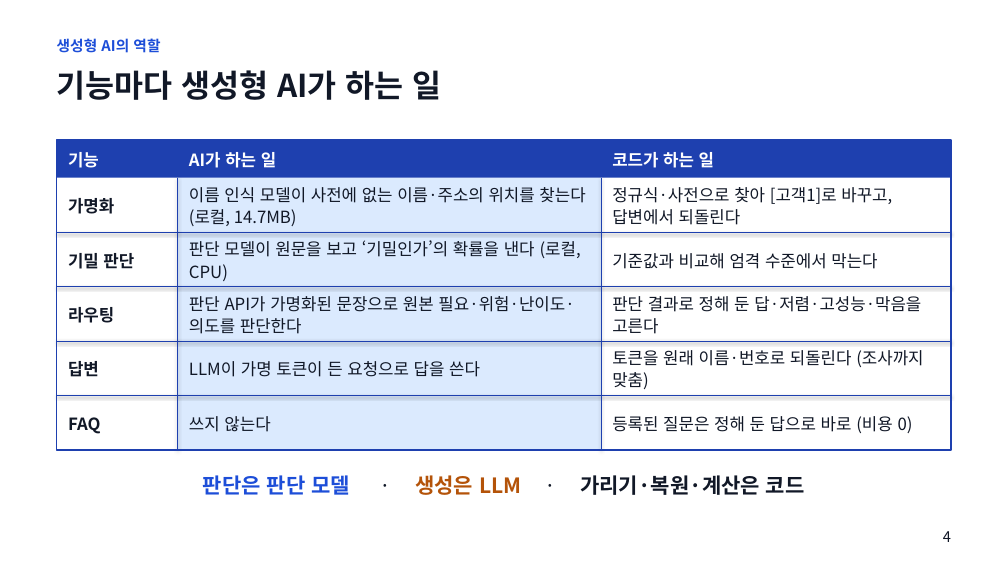
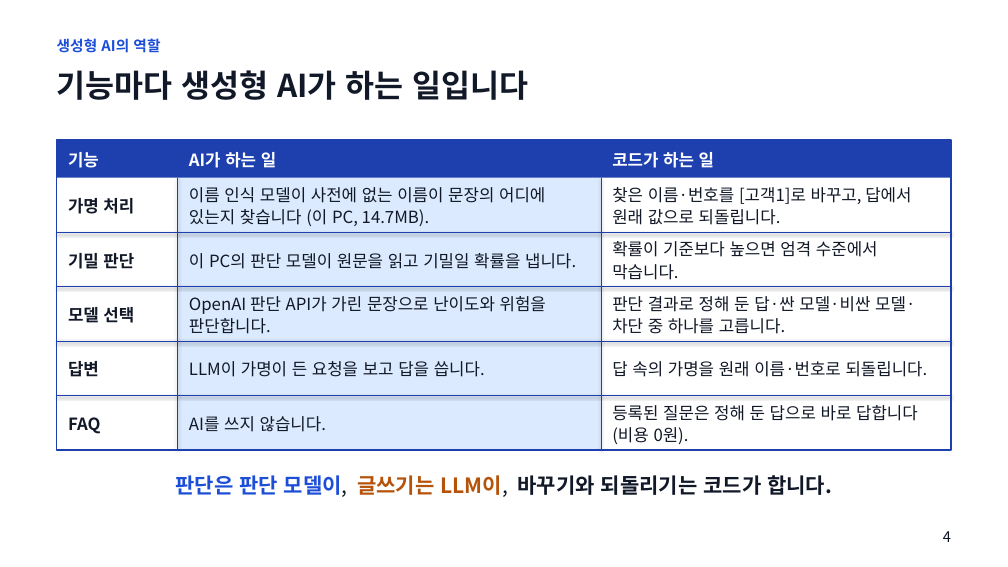
Before and after one commit to baesanggue/ai-gateway, a slide deck: slide 4 of docs/presentation/2026-11-17-garimgate.pptx. Drawn at 1008x567 pixels with LibreOffice and Linux fonts; fonts in the diff are those of the drawing. Boxes give left, top, right and bottom in pixels: in the first picture for what was removed or moved away, otherwise in the second. Text is boxed around its words. In the diff, an @@ line names an element or a change of style, - is before the commit and + after.

```diff
--- a/docs/presentation/2026-11-17-garimgate.pptx
+++ b/docs/presentation/2026-11-17-garimgate.pptx
@@ text at (x1=57, y1=70, x2=528, y2=100): text changed @@
-기능마다 생성형 AI가 하는 일
+기능마다 생성형 AI가 하는 일입니다
@@ text at (x1=68, y1=198, x2=134, y2=214): text changed @@
-가명화
+가명 처리
@@ text at (x1=189, y1=187, x2=545, y2=226): text changed @@
-이름 인식 모델이 사전에 없는 이름·주소의 위치를 찾는다 (로컬, 14.7MB)
+이름 인식 모델이 사전에 없는 이름이 문장의 어디에 있는지 찾습니다 (이 PC, 14.7MB).
@@ text at (x1=612, y1=187, x2=911, y2=225): text changed @@
-정규식·사전으로 찾아 [고객1]로 바꾸고, 답변에서 되돌린다
+찾은 이름·번호를 [고객1]로 바꾸고, 답에서 원래 값으로 되돌립니다.
@@ text at (x1=189, y1=253, x2=576, y2=269): text changed @@
-판단 모델이 원문을 보고 ‘기밀인가’의 확률을 낸다 (로컬, CPU)
+이 PC의 판단 모델이 원문을 읽고 기밀일 확률을 냅니다.
@@ text at (x1=612, y1=241, x2=878, y2=280): text changed @@
-기준값과 비교해 엄격 수준에서 막는다
+확률이 기준보다 높으면 엄격 수준에서 막습니다.
@@ text at (x1=189, y1=296, x2=546, y2=334): text changed @@
-판단 API가 가명화된 문장으로 원본 필요·위험·난이도·의도를 판단한다
+OpenAI 판단 API가 가린 문장으로 난이도와 위험을 판단합니다.
@@ text at (x1=612, y1=296, x2=915, y2=334): text changed @@
-판단 결과로 정해 둔 답·저렴·고성능·막음을 고른다
+판단 결과로 정해 둔 답·싼 모델·비싼 모델·차단 중 하나를 고릅니다.
@@ text at (x1=68, y1=307, x2=134, y2=323): text changed @@
-라우팅
+모델 선택
@@ text at (x1=189, y1=361, x2=485, y2=377): text changed @@
-LLM이 가명 토큰이 든 요청으로 답을 쓴다
+LLM이 가명이 든 요청을 보고 답을 씁니다.
@@ text at (x1=612, y1=361, x2=928, y2=377): text changed @@
-토큰을 원래 이름·번호로 되돌린다 (조사까지 맞춤)
+답 속의 가명을 원래 이름·번호로 되돌립니다.
@@ text at (x1=189, y1=416, x2=326, y2=432): text changed @@
-쓰지 않는다
+AI를 쓰지 않습니다.
@@ text at (x1=612, y1=405, x2=918, y2=444): text changed @@
-등록된 질문은 정해 둔 답으로 바로 (비용 0)
+등록된 질문은 정해 둔 답으로 바로 답합니다 (비용 0원).
@@ text at (x1=175, y1=475, x2=832, y2=497): text changed @@
-판단은 판단 모델 · 생성은 LLM · 가리기·복원·계산은 코드
+판단은 판단 모델이, 글쓰기는 LLM이, 바꾸기와 되돌리기는 코드가 합니다.
```
Also in this commit, not shown: 8 other slides changed, 1 other file.
